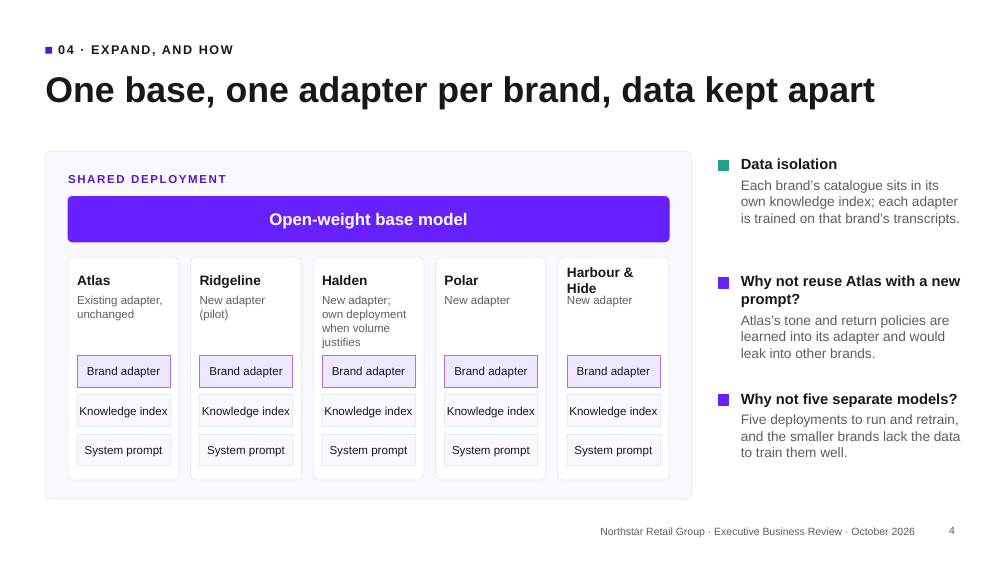
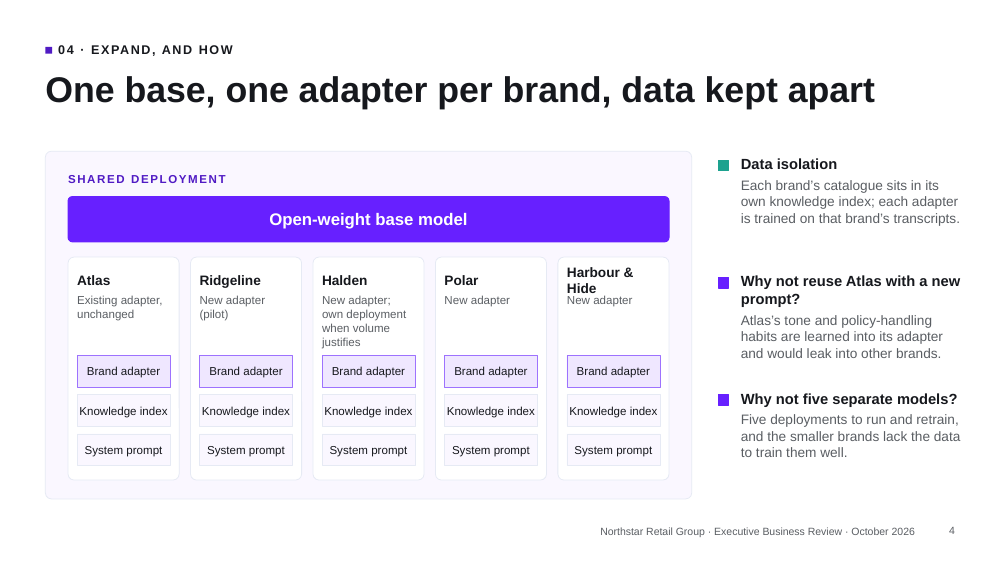
Before and after one commit to abbzonline/northstar-dashboards, a slide deck: slide 4 of ebr/Northstar_EBR_Oct2026.pptx. Drawn at 1008x567 pixels with LibreOffice and Linux fonts; fonts in the diff are those of the drawing; background and template pictures are left out. Boxes give left, top, right and bottom in pixels: in the first picture for what was removed or moved away, otherwise in the second. Text is boxed around its words. In the diff, an @@ line names an element or a change of style, - is before the commit and + after.

```diff
--- a/ebr/Northstar_EBR_Oct2026.pptx
+++ b/ebr/Northstar_EBR_Oct2026.pptx
@@ text at bbox=[741, 315, 943, 358]: text changed @@
-Atlas’s tone and return policies are learned into its adapter and would leak into other brands.
+Atlas’s tone and policy-handling habits are learned into its adapter and would leak into other brands.
```
Also in this commit, not shown: 1 other slide changed, 6 other files.
